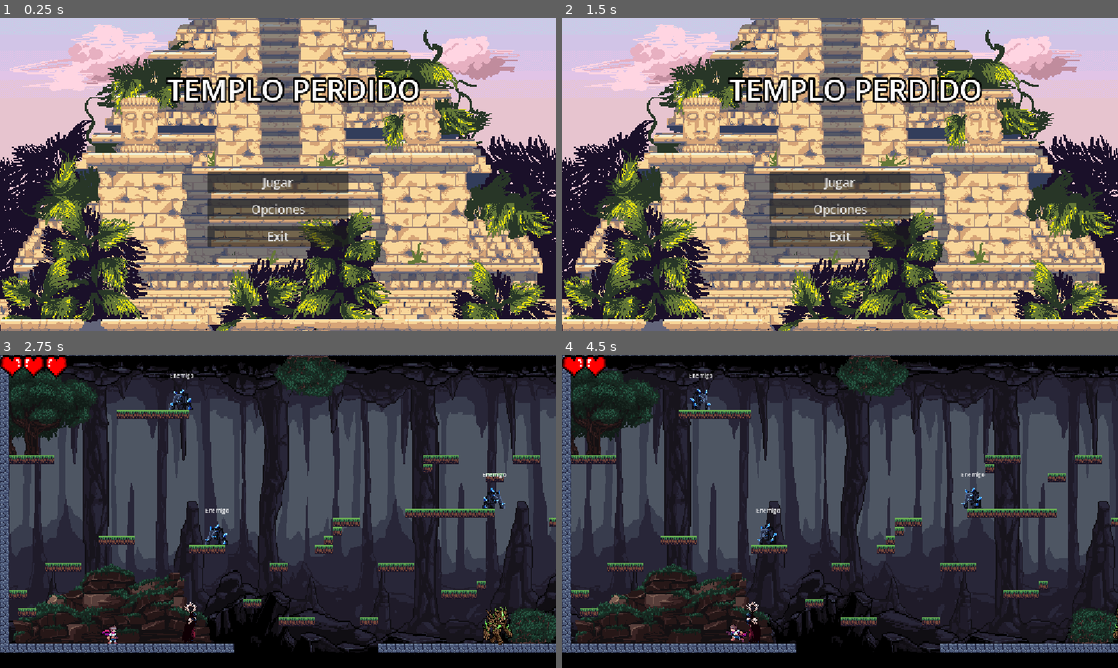
Above: before the commit, frames 1-4 (two rows, left to right).
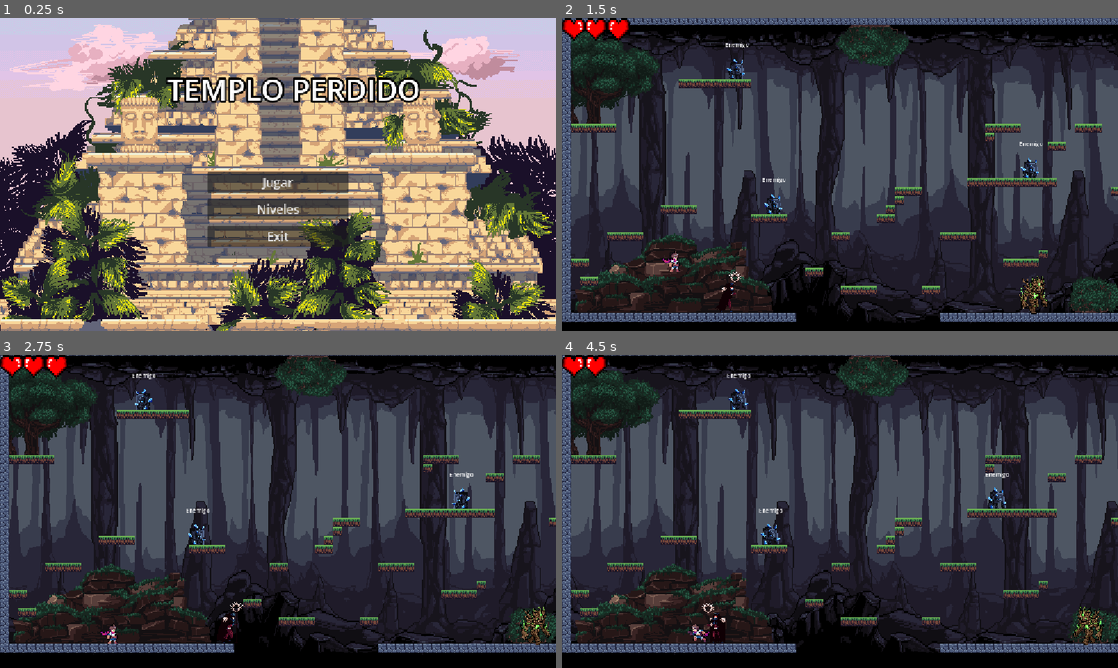
Above: after the commit, the same moments.

Repository: ederAlonso/Proyecto_videojuegos_2026_EderHuillcaSullca
Game: Godot game, scene res://scenes/levels/control.tscn
Same seed, same stepped clock (60 frames per second), same inputs: the game is played once before the commit and once after it.
Inputs (mouse positions are in pixels of both pictures, inside the frame that each line leads up to):
- Up to frame 1 (0.25 s): no input
- Up to frame 2 (1.5 s): click "Opciones" (after the commit: "Niveles") at 0.5 s; click (840, 105) at 1.25 s, where only the run after the commit has a clickable "Nivel 1"
- Up to frame 3 (2.75 s): click (278, 520) at 2 s, where only the run before the commit has a clickable "Jugar"
- Up to frame 4 (4.5 s): hold D (move_right) 2.78-4.28 s; tap W (move_jump) at 3.02, 3.77 s; hold A (move_left) from 4.28 s (still down)

The runs differ from the first frame. In frame 1, 0.2% of the frame differs, in the area x 45-55%, y 59-64%; in frame 2, 89%, in the area x 0-100%, y 0-100%; in frame 3, 26%; in frame 4, 26%.

Commit message:
Genere otro menu de control

Diff:
--- a/JUEGO-EXPLORADOR.n2/scenes/levels/control.gd
+++ b/JUEGO-EXPLORADOR.n2/scenes/levels/control.gd
@@ -6,8 +6,8 @@
 
 
 func _on_optiones_pressed() -> void:
-	pass # Replace with function body.
-
+	get_tree().change_scene_to_file("res://scenes/levels/niveles_control.tscn")
+	 # Replace with function body.
 
 func _on_exit_pressed() -> void:
 	get_tree().quit()
--- a/JUEGO-EXPLORADOR.n2/scenes/levels/control.tscn
+++ b/JUEGO-EXPLORADOR.n2/scenes/levels/control.tscn
@@ -50,7 +50,7 @@
 [node name="Optiones" type="Button" parent="MarginContainer/VBoxContainer" unique_id=302288496]
 layout_mode = 2
 theme_override_font_sizes/font_size = 25
-text = "Opciones"
+text = "Niveles"
 
 [node name="Exit" type="Button" parent="MarginContainer/VBoxContainer" unique_id=901787761]
 layout_mode = 2
--- a/JUEGO-EXPLORADOR.n2/scenes/levels/level_1.tscn
+++ b/JUEGO-EXPLORADOR.n2/scenes/levels/level_1.tscn
@@ -2266,4 +2266,4 @@
 position = Vector2(-216, 570)
 
 [node name="magic" parent="." unique_id=1432754142 instance=ExtResource("15_iwr0g")]
-position = Vector2(-760, 589)
+position = Vector2(-760, 583)
--- /dev/null
+++ b/JUEGO-EXPLORADOR.n2/scenes/levels/niveles_control.gd
@@ -0,0 +1,17 @@
+extends Control
+@onready var niveles = $MarginContainer/VBoxContainer/niveles
+
+func _on_nivel_1_pressed() -> void:
+	get_tree().change_scene_to_file("res://scenes/levels/level_1.tscn")
+
+
+func _on_nivel_2_pressed() -> void:
+	get_tree().change_scene_to_file("res://scenes/levels/level_2.tscn")
+
+
+func _on_nivel_3_pressed() -> void:
+	get_tree().change_scene_to_file("res://scenes/levels/level_3.tscn")
+
+
+func _on_volver_pressed() -> void:
+	get_tree().change_scene_to_file("res://scenes/levels/control.tscn")
--- /dev/null
+++ b/JUEGO-EXPLORADOR.n2/scenes/levels/niveles_control.tscn
@@ -0,0 +1,67 @@
+[gd_scene format=3 uid="uid://djy6qexnnqyjl"]
+
+[ext_resource type="Texture2D" uid="uid://cfyaa1417ktnf" path="res://assets/UI/fondo de pantalla/background 1.png" id="1_g54pf"]
+[ext_resource type="Script" uid="uid://8hubrnftllcj" path="res://scenes/levels/niveles_control.gd" id="1_pp2bw"]
+[ext_resource type="AudioStream" uid="uid://w5y072fcpow7" path="res://sounds/arcade.ogg" id="3_eiauy"]
+
+[node name="NivelesControl" type="Control" unique_id=620298318]
+layout_mode = 3
+anchors_preset = 15
+anchor_right = 1.0
+anchor_bottom = 1.0
+offset_right = -557.0
+offset_bottom = -320.0
+grow_horizontal = 2
+grow_vertical = 2
+script = ExtResource("1_pp2bw")
+
+[node name="TextureRect" type="TextureRect" parent="." unique_id=1137122285]
+layout_mode = 1
+offset_right = 576.0
+offset_bottom = 324.0
+scale = Vector2(2, 2)
+texture = ExtResource("1_g54pf")
+stretch_mode = 6
+
+[node name="MarginContainer" type="MarginContainer" parent="." unique_id=212754310]
+layout_mode = 1
+anchors_preset = 15
+anchor_right = 1.0
+anchor_bottom = 1.0
+grow_horizontal = 2
+grow_vertical = 2
+scale = Vector2(1.94, 1.94)
+
+[node name="VBoxContainer" type="VBoxContainer" parent="MarginContainer" unique_id=1963306498]
+layout_mode = 2
+size_flags_horizontal = 4
+size_flags_stretch_ratio = 0.82
+theme_override_constants/separation = 16
+alignment = 1
+
+[node name="nivel 1" type="Button" parent="MarginContainer/VBoxContainer" unique_id=1150191382]
+layout_mode = 2
+text = "Nivel 1"
+
+[node name="nivel 2" type="Button" parent="MarginContainer/VBoxContainer" unique_id=1590116306]
+layout_mode = 2
+text = "Nivel 2"
+
+[node name="nivel 3" type="Button" parent="MarginContainer/VBoxContainer" unique_id=1093237139]
+layout_mode = 2
+text = "Nivel 3"
+
+[node name="volver" type="Button" parent="MarginContainer/VBoxContainer" unique_id=44521500]
+layout_mode = 2
+text = "Volver"
+
+[node name="music" type="Node2D" parent="." unique_id=1521535286]
+
+[node name="sonidoCN" type="AudioStreamPlayer" parent="music" unique_id=138182917]
+stream = ExtResource("3_eiauy")
+autoplay = true
+
+[connection signal="pressed" from="MarginContainer/VBoxContainer/nivel 1" to="." method="_on_nivel_1_pressed"]
+[connection signal="pressed" from="MarginContainer/VBoxContainer/nivel 2" to="." method="_on_nivel_2_pressed"]
+[connection signal="pressed" from="MarginContainer/VBoxContainer/nivel 3" to="." method="_on_nivel_3_pressed"]
+[connection signal="pressed" from="MarginContainer/VBoxContainer/volver" to="." method="_on_volver_pressed"]
Not shown, added: JUEGO-EXPLORADOR.n2/scenes/levels/niveles_control.gd.uid
